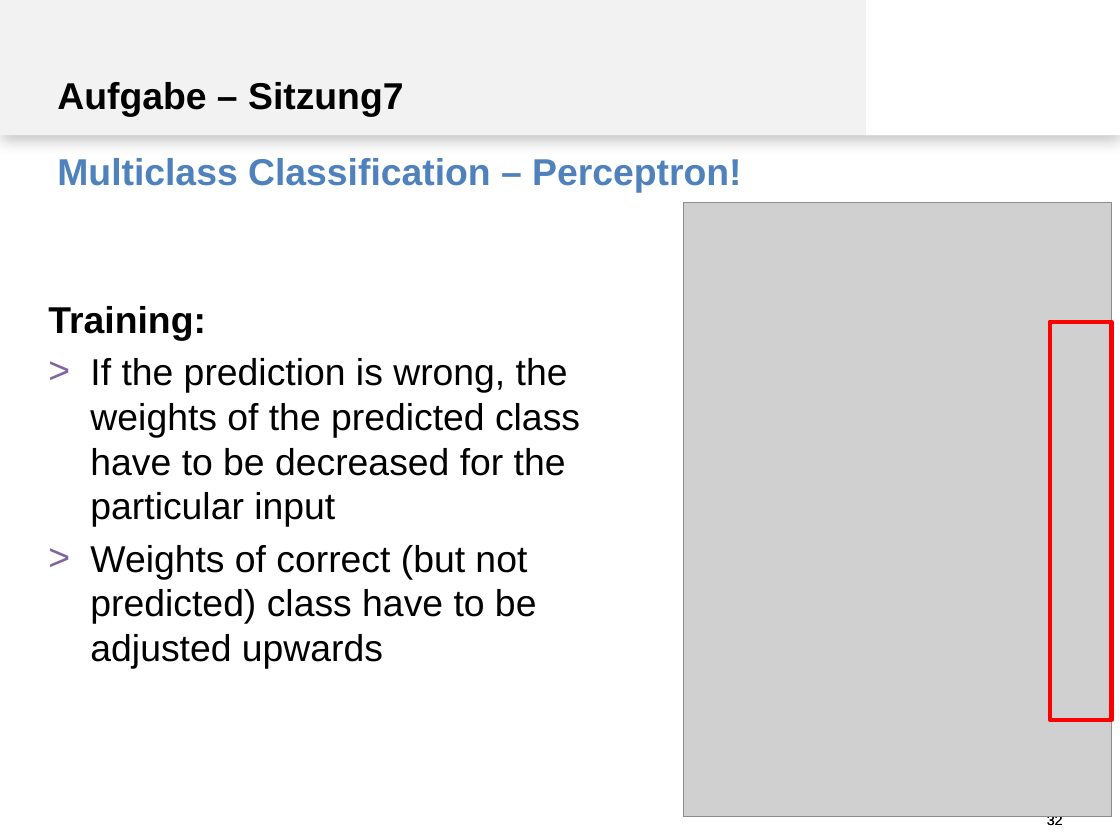
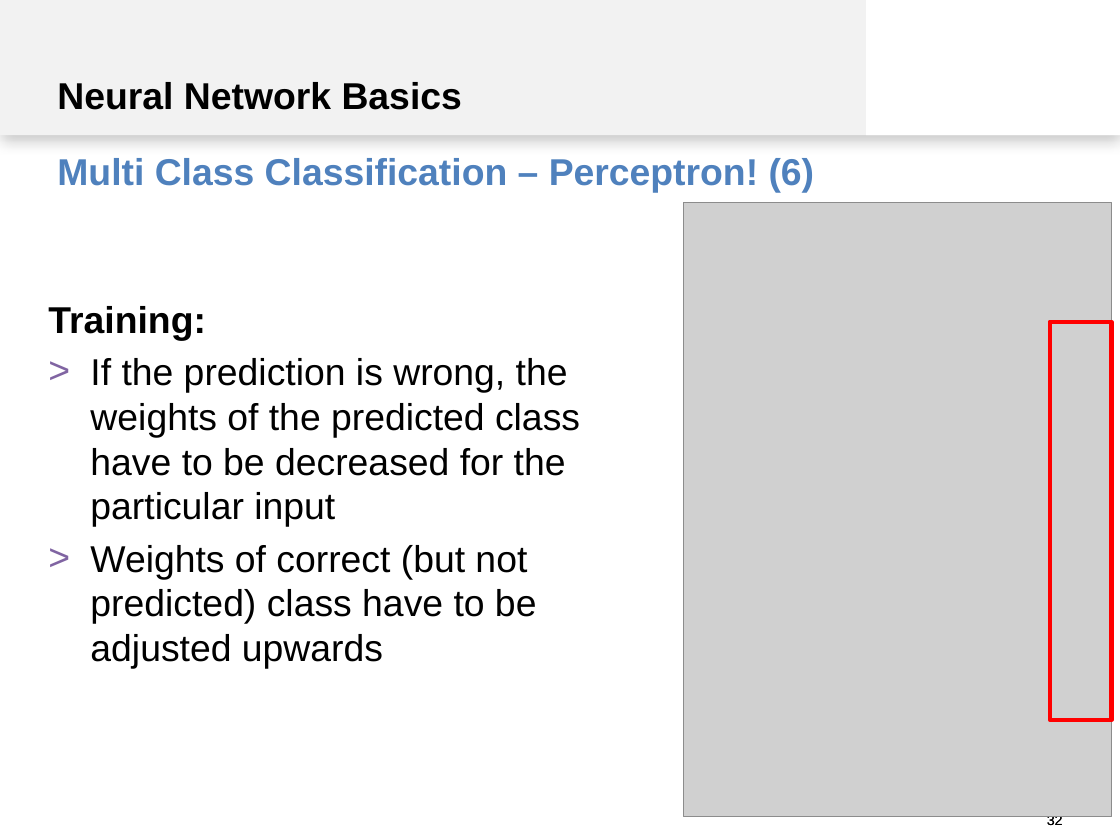
Before and after one commit to spinfo/LSS_DLwithText, a slide deck: slide 32 of docs/introduction.pptx. Drawn at 1120x840 pixels with LibreOffice and Linux fonts; fonts in the diff are those of the drawing; grey boxes stand for pictures. Boxes give left, top, right and bottom in pixels: in the first picture for what was removed or moved away, otherwise in the second. Text is boxed around its words. In the diff, an @@ line names an element or a change of style, - is before the commit and + after.

```diff
--- a/docs/introduction.pptx
+++ b/docs/introduction.pptx
@@ text at [57, 82, 462, 110]: text changed @@
-Aufgabe – Sitzung7
+Neural Network Basics
@@ text at [57, 158, 815, 192]: text changed @@
-Multiclass Classification – Perceptron!
+Multi Class Classification – Perceptron! (6)
```
Also in this commit, not shown: 7 other slides changed.
